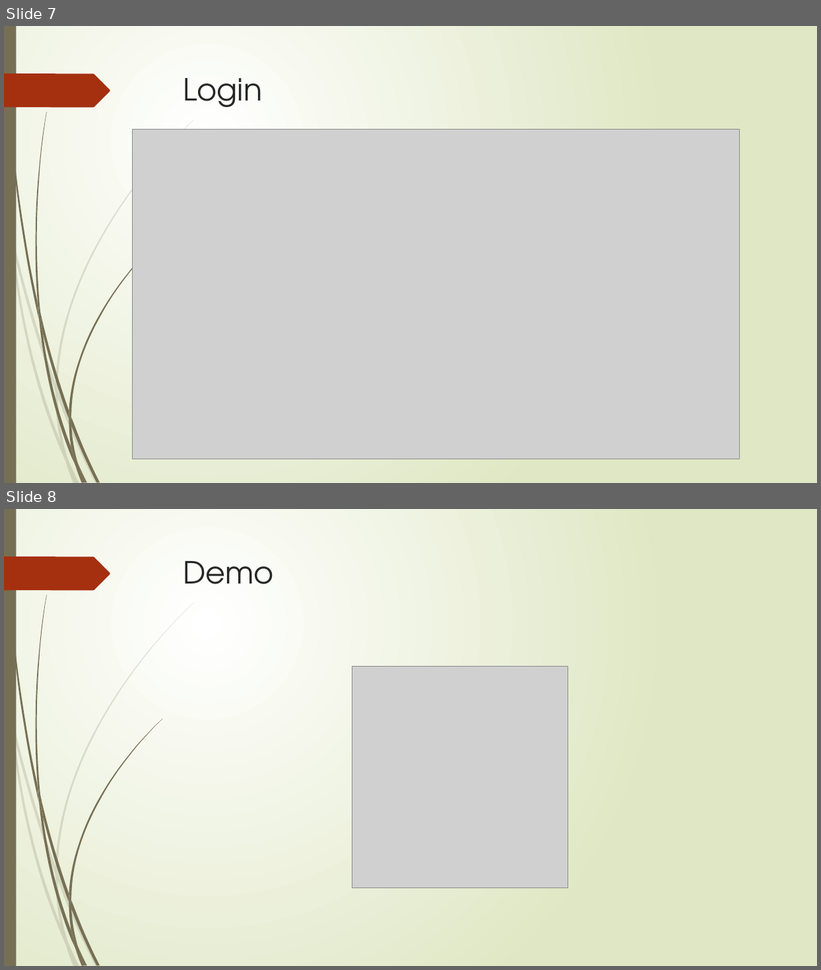
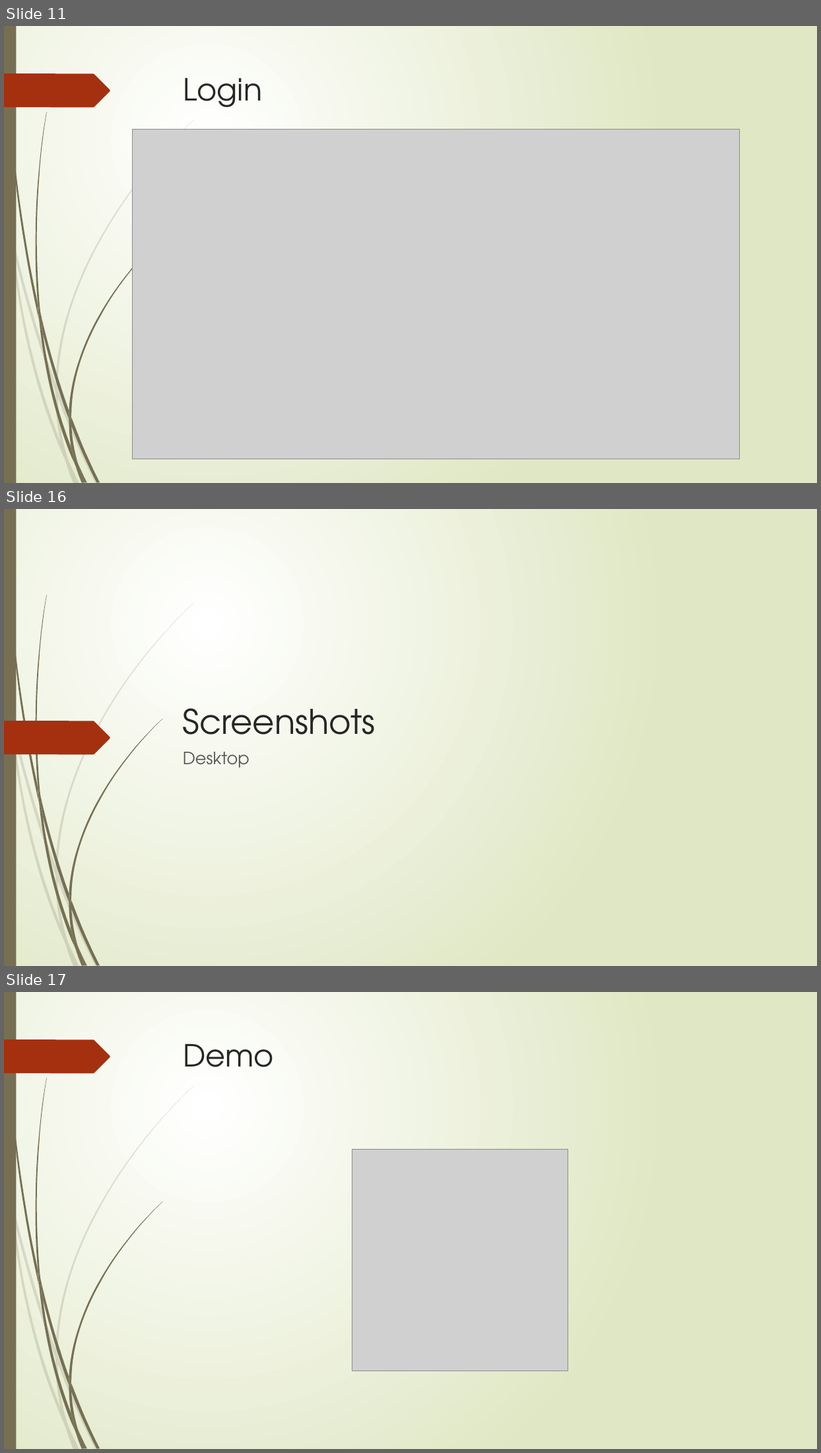
Before and after one commit to pxlit-projects/AppDev05_2016, a slide deck: presentation/Project AppDev.pptx. Shown one above the other, each under a label of ours: slides 7 and 8 before the commit, slides 11, 16 and 17 after it; the slides between them are not shown. The pictures are 821x970 and 821x1453 pixels, drawn with LibreOffice and Linux fonts; fonts in the diff are those of the drawing; grey boxes stand for pictures. Boxes give left, top, right and bottom in pixels: in the first picture for what was removed or moved away, otherwise in the second. Text is boxed around its words. In the diff, an @@ line names an element or a change of style, - is before the commit and + after.

```diff
--- a/presentation/Project AppDev.pptx
+++ b/presentation/Project AppDev.pptx
@@ slide 16 added at (x1=4, y1=509, x2=817, y2=966), background gradient #FFFFFF to #DFE8C4; not listed: 23 template elements that a slide beside it also shows @@
@@ freeform shape added at (x1=4, y1=722, x2=110, y2=755), fill #A53010 @@
@@ title added at (x1=183, y1=708, x2=375, y2=735), 40 pt, text #262626 @@
+Screenshots
@@ text added at (x1=183, y1=752, x2=250, y2=768), 20 pt, text #595959 @@
+Desktop
@@ what was slide 7 is now slide 11 @@
@@ what was slide 8 is now slide 17 @@
```
Also in this commit, not shown: 4 slides changed, 10 other slides added, 1 other file.
